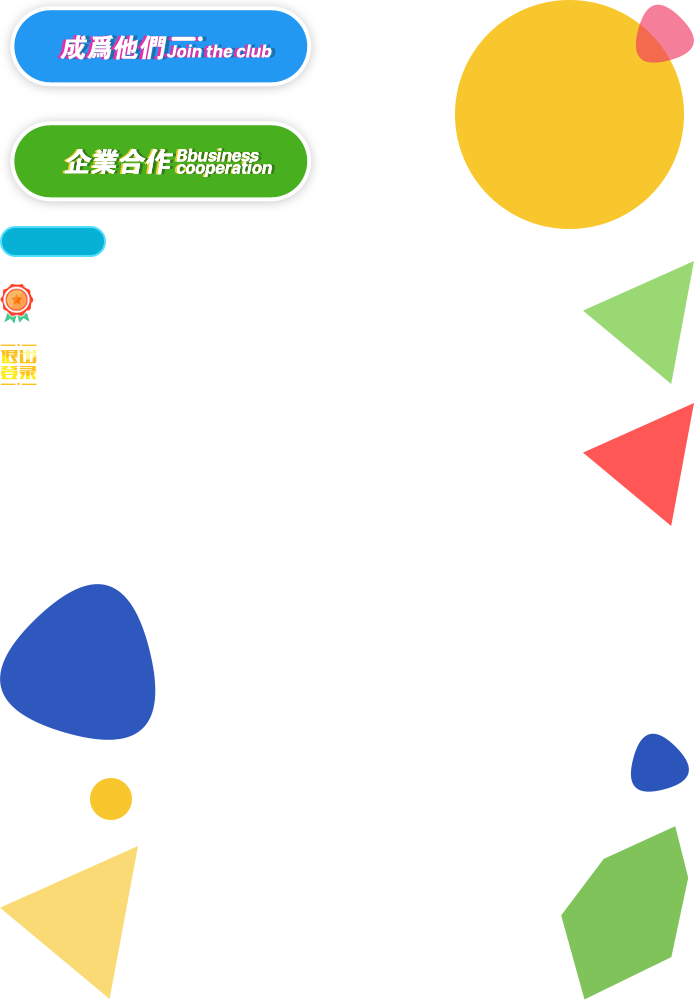
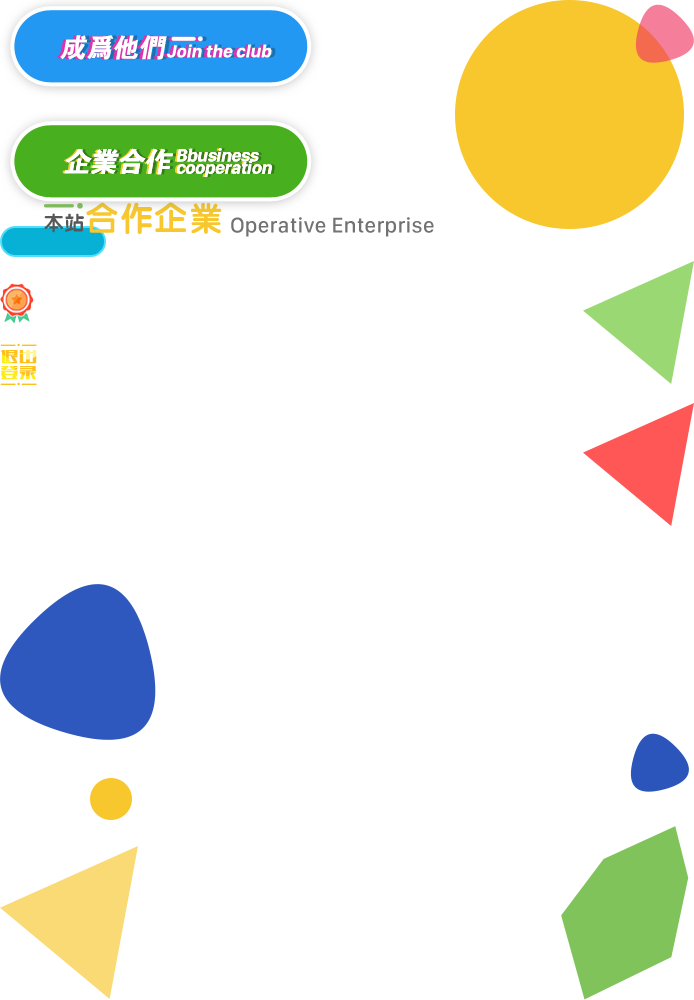
Layered file, before and after one edit (694×1000). Changes by layer:
added layer "圆角矩形 17 拷贝" above "圆角矩形 16 拷贝" over [77, 203, 83, 209]
added layer "圆角矩形 16 拷贝" above "本站合作企业" over [44, 204, 74, 208]
added layer "本站合作企业" above "Operative Enterprise" over [44, 202, 222, 234]
added layer "Operative Enterprise" above "多边形 3" over [231, 217, 434, 237]
